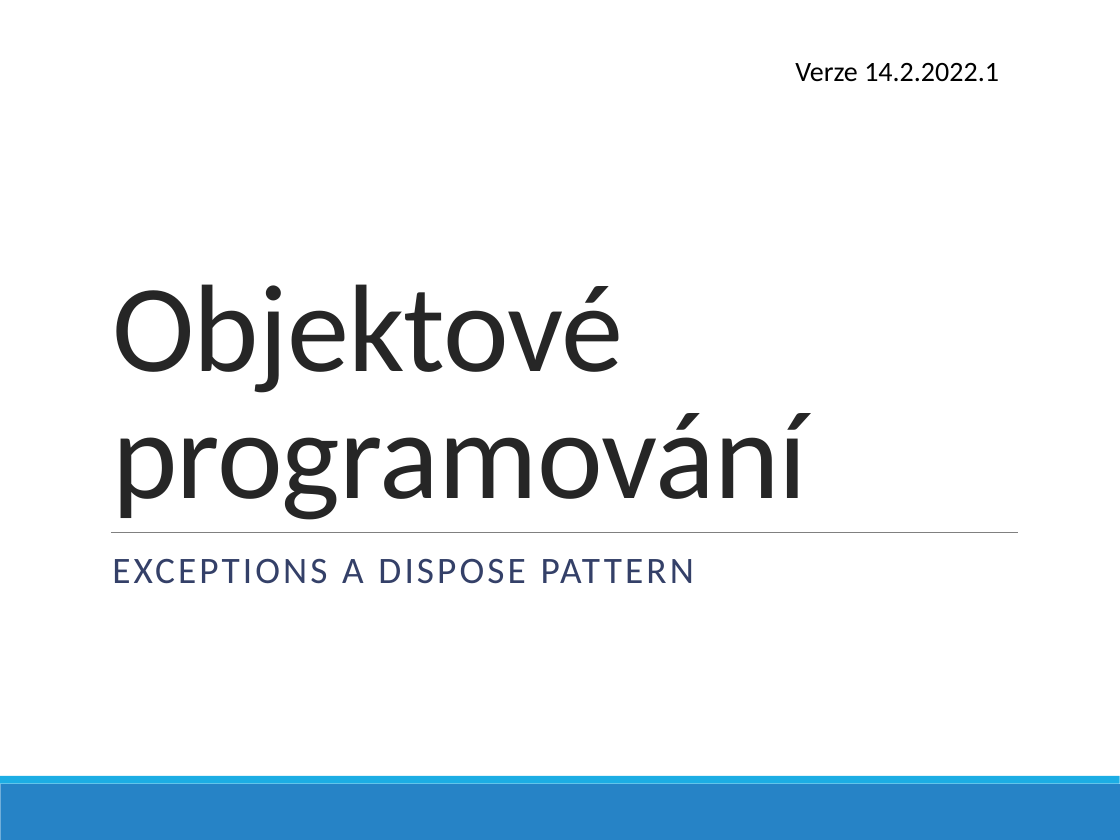
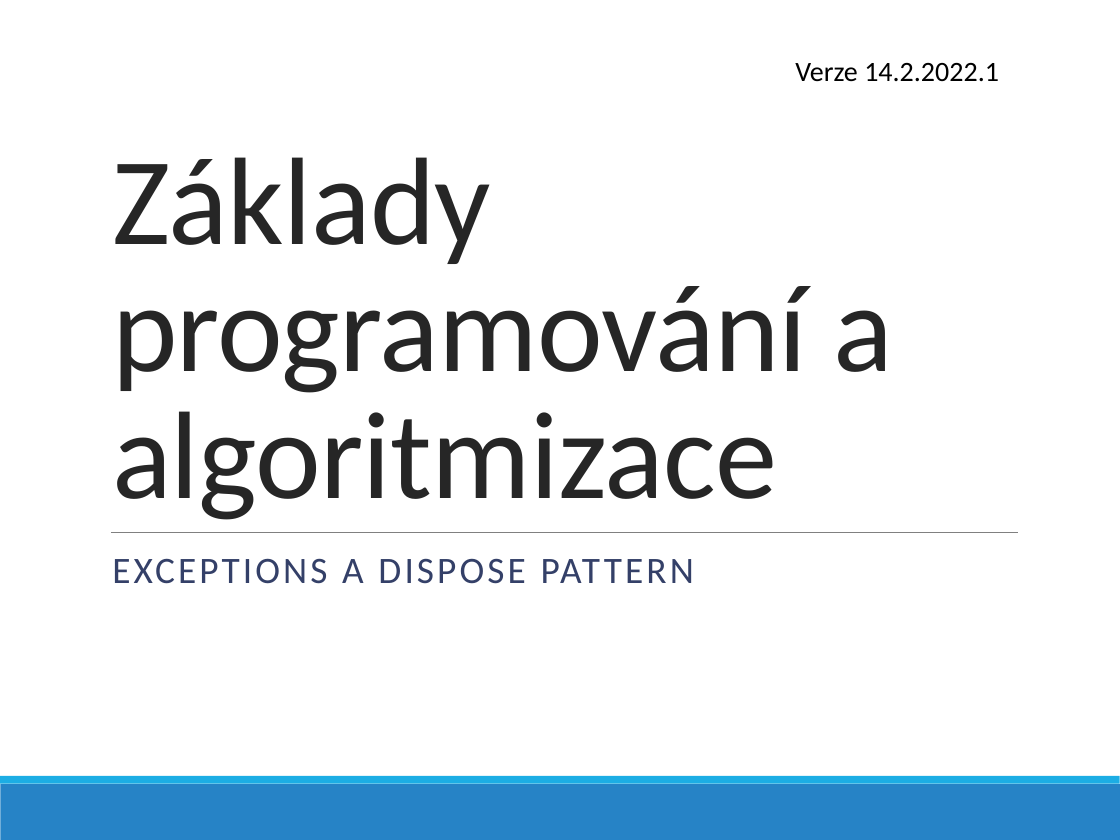
Before and after one commit to ekral/FAI, a slide deck: slide 1 of PA/11_exceptions/11_prezentace_exceptions.pptx. Drawn at 1120x840 pixels with LibreOffice and Linux fonts; fonts in the diff are those of the drawing. Boxes give left, top, right and bottom in pixels: in the first picture for what was removed or moved away, otherwise in the second. Text is boxed around its words. In the diff, an @@ line names an element or a change of style, - is before the commit and + after.

Commit message:
Update prezentace exceptions

```diff
--- a/PA/11_exceptions/11_prezentace_exceptions.pptx
+++ b/PA/11_exceptions/11_prezentace_exceptions.pptx
@@ title at (x1=112, y1=157, x2=894, y2=520): text changed @@
-Objektové programování
+Základy programování a algoritmizace
```
